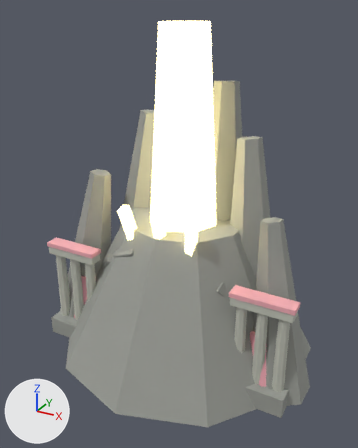
What one commit did to the Blender file assets-source/tower/ashen_f15_kit/AshenF15Kit.blend.
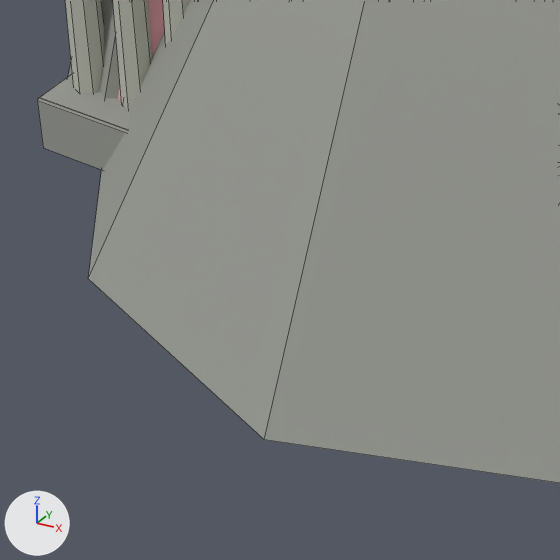
There are two pictures of each version: one whole from a camera (50 mm lens) standing at (66.4, -117.9, 103.6) and looking at (0.2, 2.4, 43.5), one close up on the part from 11% to 56% of the width and 65% to 100% of the height. Lighting does not change. The marker at lower left points along +X, +Y and +Z. The first two pictures are the older version. The close-ups show mesh edges as thin lines.

In view in the first close-up: 'CinderholdVent__STONE', 'CinderholdVent__TRIM' and 1 more.
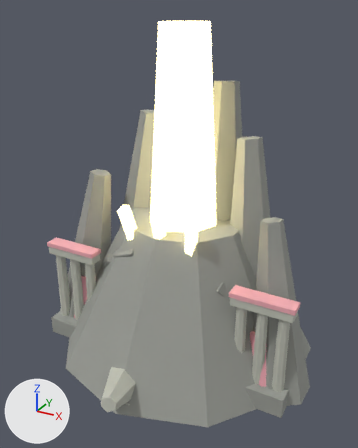
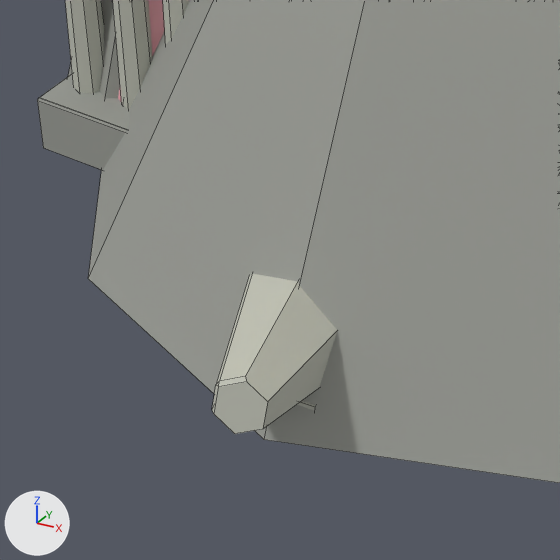
Diff of the bpy script that builds the scene:
```diff
--- a/assets-source/tower/ashen_f15_kit/AshenF15Kit.blend.py
+++ b/assets-source/tower/ashen_f15_kit/AshenF15Kit.blend.py
@@ me_calderadragoncorpse__trim @@
+me_calderadragoncorpse__trim.from_pydata(...)  # 571 vertices, 402 faces; spans x -30.5..25.6, y -39.5..28.5, z -0.8..22.2
+me_calderadragoncorpse__trim.materials.append(mat_kit_trim)  # light grey #bfc0b5
@@ ob_calderadragoncorpse__trim @@
+ob_calderadragoncorpse__trim = bpy.data.objects.new('CalderaDragonCorpse__TRIM', me_calderadragoncorpse__trim)
+ob_calderadragoncorpse__trim.location = (0.0, 0.0, 0.0)
```

Location of each change, (x1, y1, x2, y2) in pixels of the close-ups (560 x 560 px):
'CalderaDragonCorpse__TRIM', added: after (212, 274, 337, 434)
